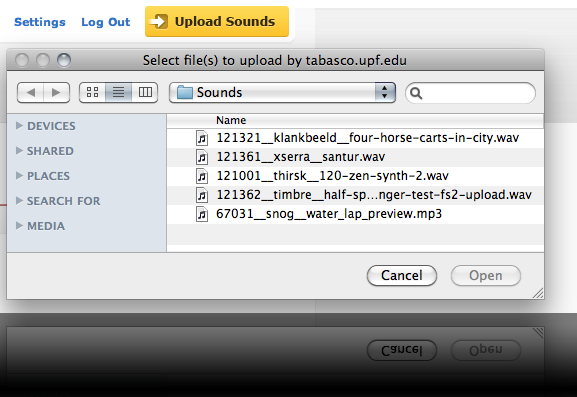
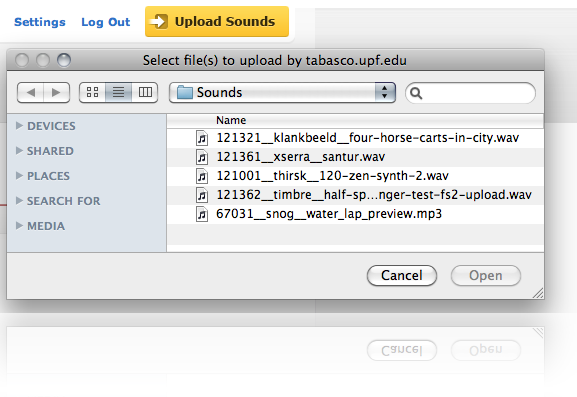
Layered file, before and after one edit (577×397). Changes by layer:
"reflection": opacity 49% → 36% over [0, 313, 577, 397]
painted on "Layer 2" over [0, 313, 577, 397]
